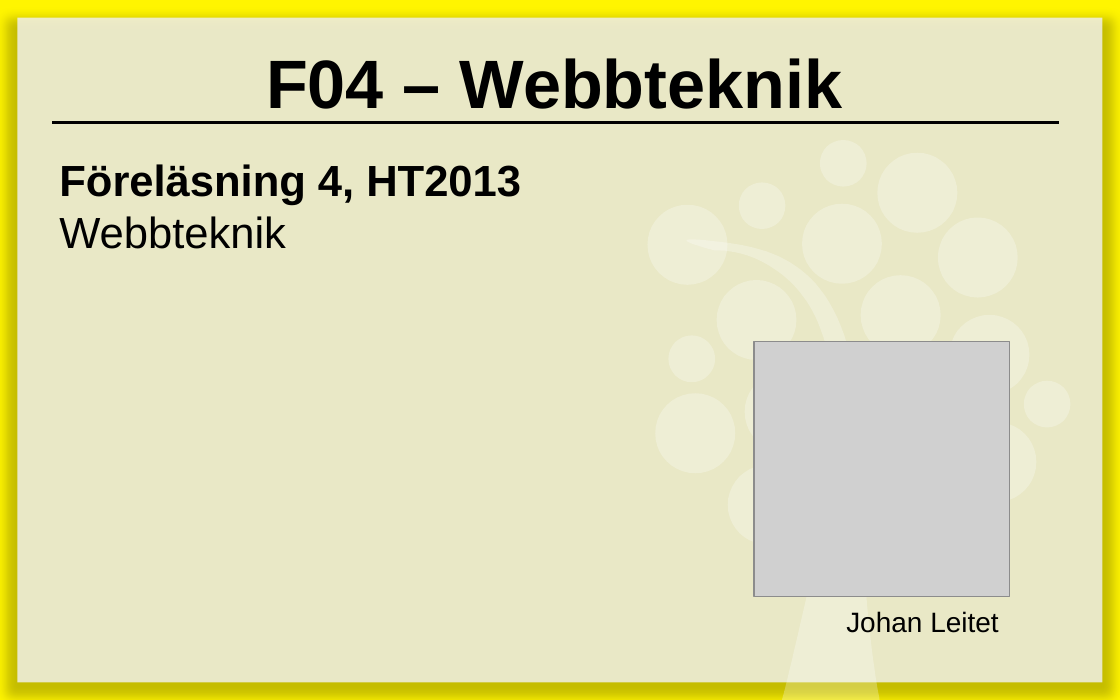
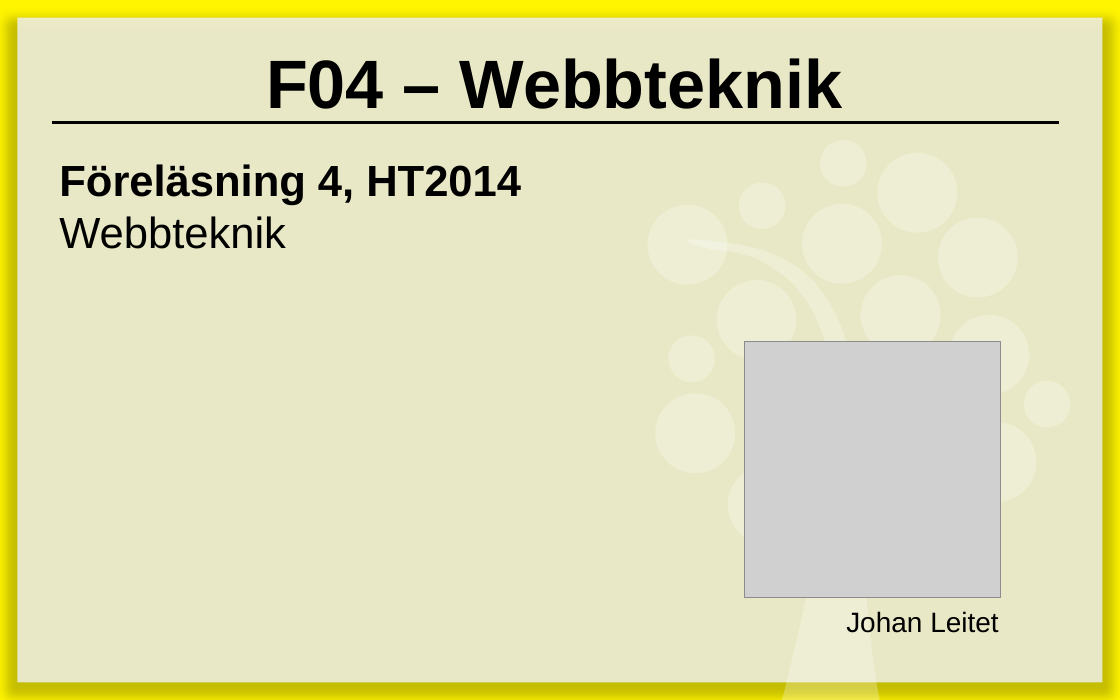
Before and after one commit to 1ik415/Kursmaterial, a slide deck: slide 1 of Föreläsningar/F04 - Webbteknik.pptx. Drawn at 1120x700 pixels with LibreOffice and Linux fonts; fonts in the diff are those of the drawing; grey boxes stand for pictures. Boxes give left, top, right and bottom in pixels: in the first picture for what was removed or moved away, otherwise in the second. Text is boxed around its words. In the diff, an @@ line names an element or a change of style, - is before the commit and + after.

Commit message:
Start page updates

```diff
--- a/Föreläsningar/F04 - Webbteknik.pptx
+++ b/Föreläsningar/F04 - Webbteknik.pptx
@@ text at (59,164,521,205): text changed @@
-Föreläsning 4, HT2013
+Föreläsning 4, HT2014
@@ picture: place and size @@
-picture at (754,342,1009,597)
+picture at (744,342,1000,598)
```
